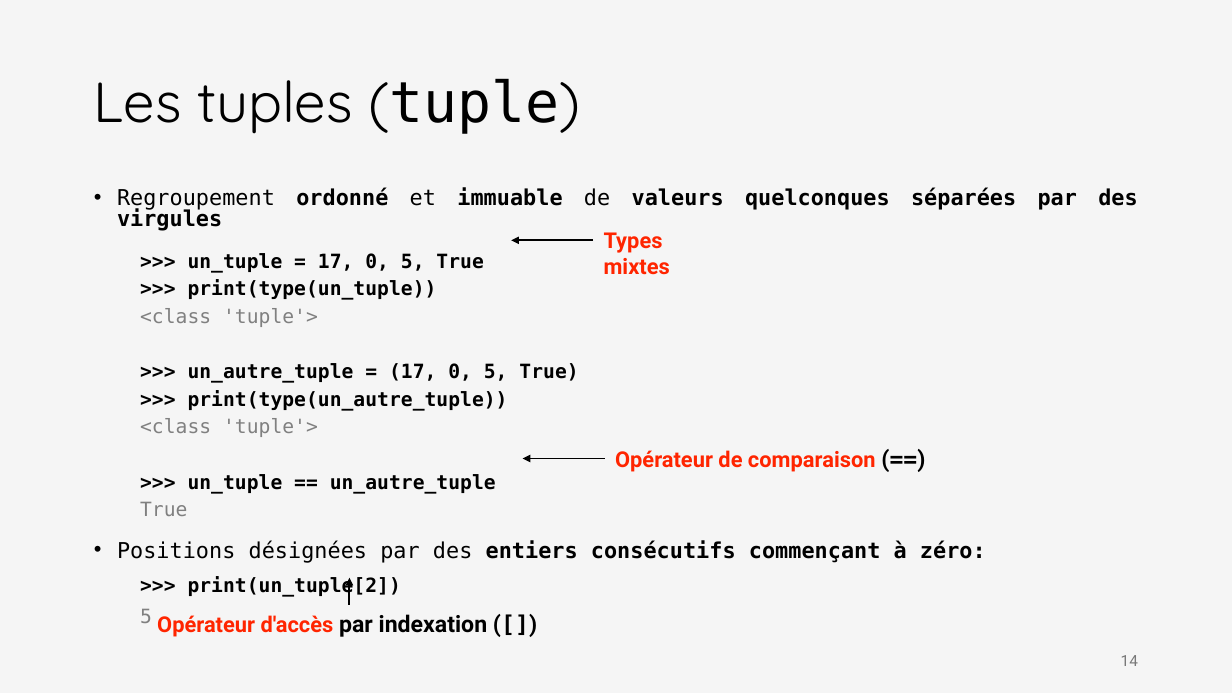
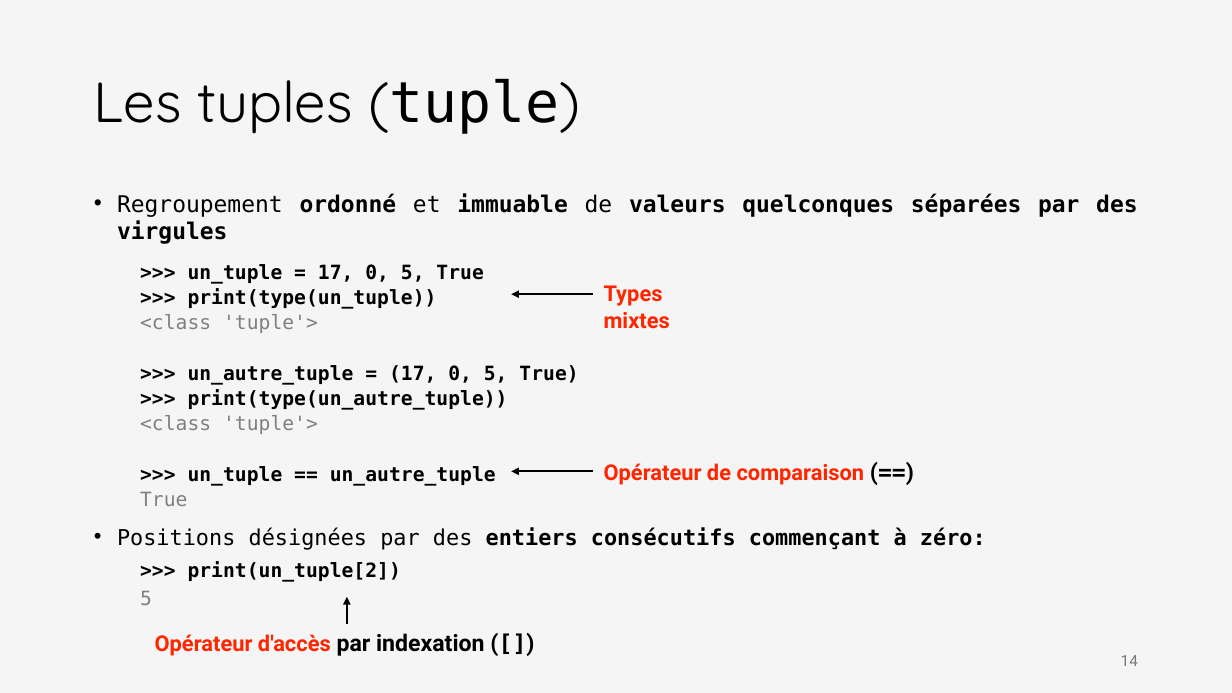
Before and after one commit to iannickgagnon/sagedays_iannick_2026, a slide deck: slide 14 of python_1/presentation_python_1.pptx. Drawn at 1232x693 pixels with LibreOffice and Linux fonts; fonts in the diff are those of the drawing. Boxes give left, top, right and bottom in pixels: in the first picture for what was removed or moved away, otherwise in the second. Text is boxed around its words. In the diff, an @@ line names an element or a change of style, - is before the commit and + after.

```diff
--- a/python_1/presentation_python_1.pptx
+++ b/python_1/presentation_python_1.pptx
@@ text "Regroupement ordonné et immuable de ..." at (117, 193, 1137, 605): size 17 to 17.9 pt in "Regroupement ordonné et immuable de valeurs quelconques ..."; line spacing 0.8 to 1; line spacing 0.9 to 0.8; line spacing 0.8 to 0.7; line spacing 0.7 to 0.6 @@
@@ arrow moved from (593, 240) - (511, 240) to (593, 294) - (511, 294) @@
@@ text "Types mixtes": place and size @@
-text "Types mixtes" at (604, 232, 670, 275)
+text "Types mixtes" at (604, 285, 670, 329)
@@ arrow moved from (604, 458) - (523, 458) to (593, 471) - (511, 471) @@
@@ text "Opérateur de comparaison (==)": place and size @@
-text "Opérateur de comparaison (==)" at (615, 450, 876, 472)
+text "Opérateur de comparaison (==)" at (604, 463, 865, 485)
@@ arrow moved from (349, 605) - (349, 578) to (347, 625) - (347, 597) @@
@@ text "Opérateur d'accès par indexation ([])": place and size @@
-text "Opérateur d'accès par indexation ([])" at (157, 614, 488, 637)
+text "Opérateur d'accès par indexation ([])" at (155, 633, 485, 656)
```
Also in this commit, not shown: 2 other slides changed, 6 slides added, 2 slides removed.
